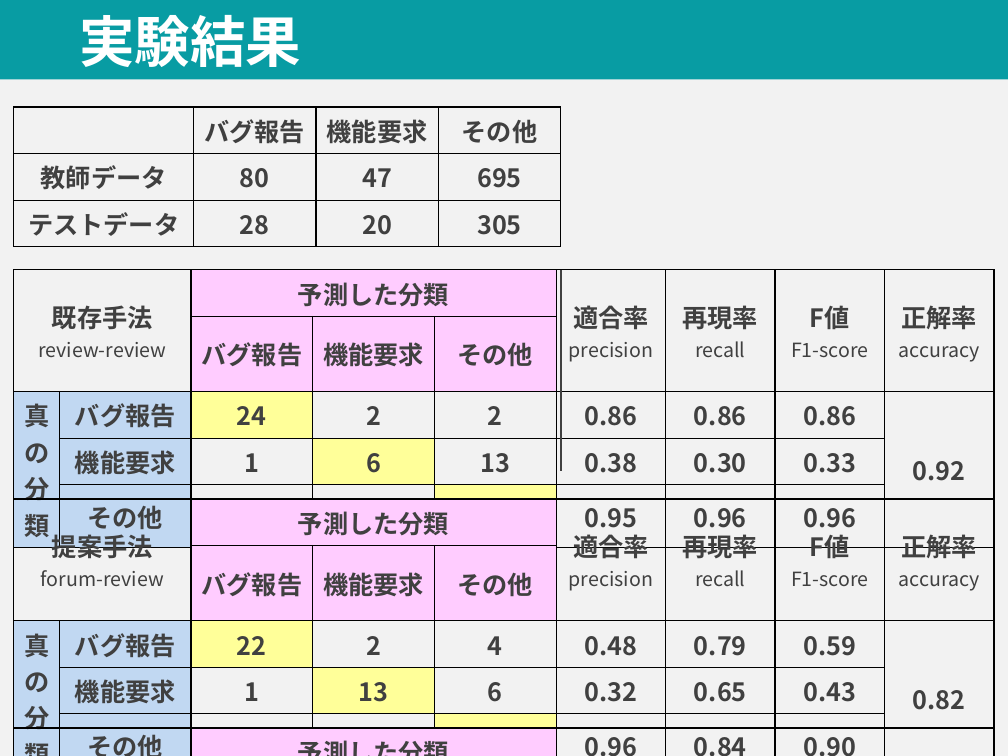
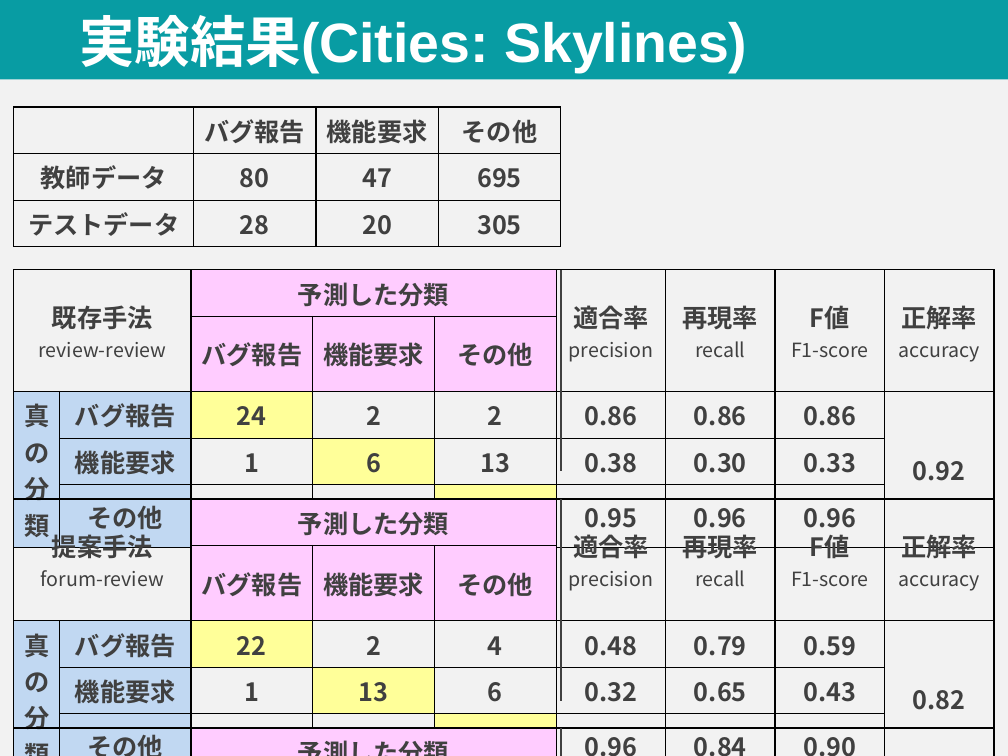
Before and after one commit to parthenos0908/steam_review, a slide deck: slide 1 of Presen/素材.pptx. Drawn at 1008x756 pixels with LibreOffice and Linux fonts; fonts in the diff are those of the drawing. Boxes give left, top, right and bottom in pixels: in the first picture for what was removed or moved away, otherwise in the second. Text is boxed around its words. In the diff, an @@ line names an element or a change of style, - is before the commit and + after.

```diff
--- a/Presen/素材.pptx
+++ b/Presen/素材.pptx
@@ title at [79,15,747,74]: text changed @@
-実験結果
+実験結果(Cities: Skylines)
@@ line added from (560, 499) to (560, 701), #404040 1.5 pt @@
@@ line added from (560, 728) to (560, 756), #404040 1.5 pt @@
```
Also in this commit, not shown: 3 slides added, 21 other files.
